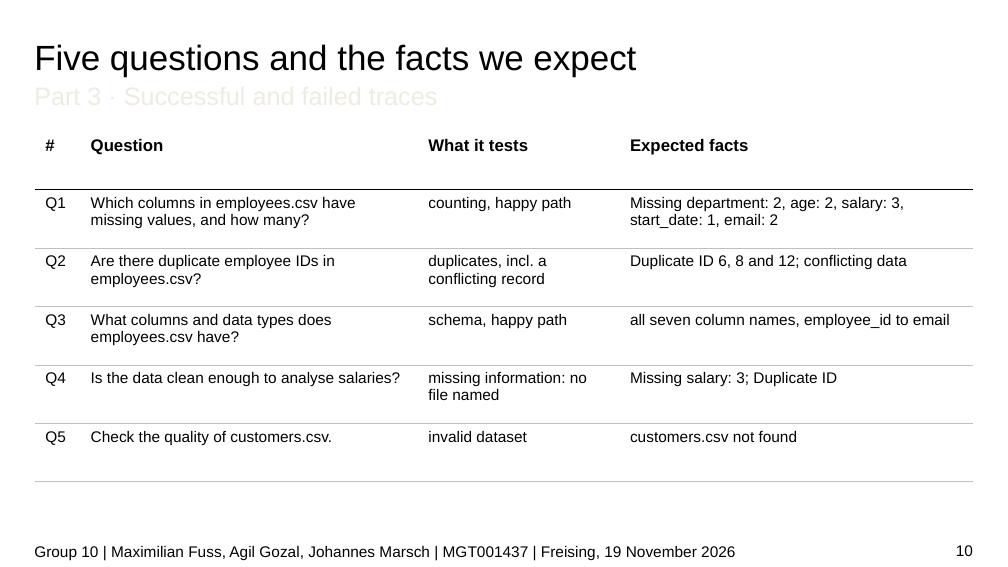
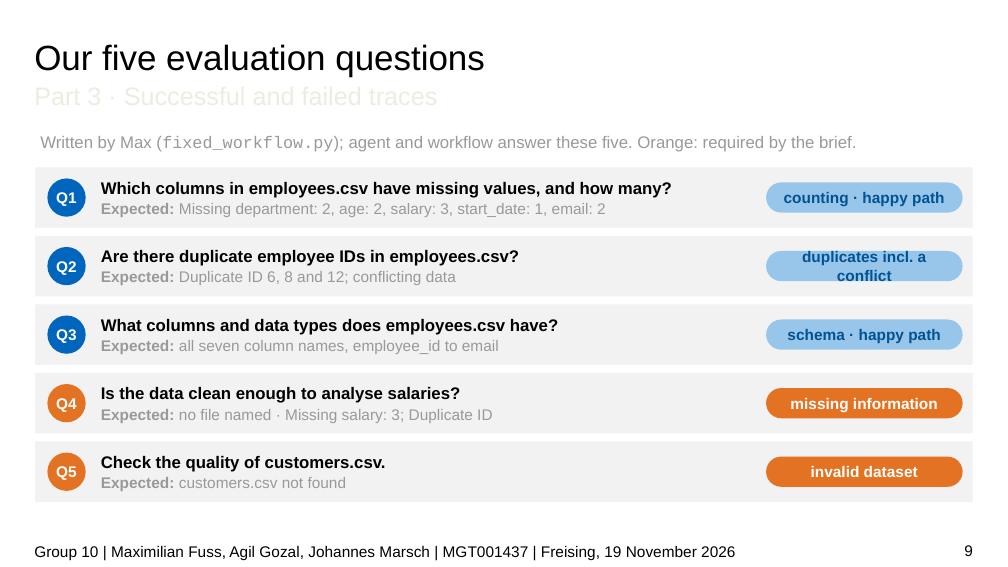
Before and after one commit to JPMarsch/Python_Group_10, a slide deck: slide 9 of presentation/G10_presentation_draft.pptx (slide 10 before the commit). Drawn at 1008x567 pixels with LibreOffice and Linux fonts; fonts in the diff are those of the drawing; background and template pictures are left out. Boxes give left, top, right and bottom in pixels: in the first picture for what was removed or moved away, otherwise in the second. Text is boxed around its words. In the diff, an @@ line names an element or a change of style, - is before the commit and + after.

Commit message:
Update G10_presentation_draft.pptx
latest update

```diff
--- a/presentation/G10_presentation_draft.pptx
+++ b/presentation/G10_presentation_draft.pptx
@@ title at [34, 44, 485, 76]: text changed @@
-Five questions and the facts we expect
+Our five evaluation questions
@@ table removed at [35, 131, 973, 482], 6 rows, 4 columns @@
-# | Question | What it tests | Expected facts
-Q1 | Which columns in employees.csv have missing values, and how many? | counting, happy path | Missing department: 2, age: 2, salary: 3, start_date: 1, email: 2
-Q2 | Are there duplicate employee IDs in employees.csv? | duplicates, incl. a conflicting record | Duplicate ID 6, 8 and 12; conflicting data
-Q3 | What columns and data types does employees.csv have? | schema, happy path | all seven column names, employee_id to email
-Q4 | Is the data clean enough to analyse salaries? | missing information: no file named | Missing salary: 3; Duplicate ID
-Q5 | Check the quality of customers.csv. | invalid dataset | customers.csv not found
@@ text added at [40, 136, 856, 152], 12 pt, text #999999 @@
+Written by Max (fixed_workflow.py); agent and workflow answer these five. Orange: required by the brief.
@@ rectangle added at [35, 167, 973, 228], fill #F2F2F2 @@
@@ ellipse added at [47, 178, 86, 217], fill #0065BD, 11 pt, text #FFFFFF, bold @@
+Q1
@@ text added at [101, 182, 672, 217], 11 pt, text #999999, bold @@
+Which columns in employees.csv have missing values, and how many?
+Expected: Missing department: 2, age: 2, salary: 3, start_date: 1, email: 2
@@ rounded rectangle added at [766, 182, 963, 213], fill #98C6EA, 11 pt, text #005293, bold @@
+counting · happy path
@@ rectangle added at [35, 236, 973, 296], fill #F2F2F2 @@
@@ ellipse added at [47, 247, 86, 285], fill #0065BD, 11 pt, text #FFFFFF, bold @@
+Q2
@@ text added at [101, 250, 520, 285], 12 pt, text #000000, bold @@
+Are there duplicate employee IDs in employees.csv?
+Expected: Duplicate ID 6, 8 and 12; conflicting data
@@ rounded rectangle added at [766, 251, 963, 281], fill #98C6EA, 11 pt, text #005293, bold @@
+duplicates incl. a conflict
@@ rectangle added at [35, 304, 973, 365], fill #F2F2F2 @@
@@ ellipse added at [47, 316, 86, 354], fill #0065BD, 11 pt, text #FFFFFF, bold @@
+Q3
@@ text added at [101, 319, 558, 354], 11 pt, text #999999, bold @@
+What columns and data types does employees.csv have?
+Expected: all seven column names, employee_id to email
@@ rounded rectangle added at [766, 320, 963, 350], fill #98C6EA, 11 pt, text #005293, bold @@
+schema · happy path
@@ rectangle added at [35, 373, 973, 433], fill #F2F2F2 @@
@@ ellipse added at [47, 384, 86, 422], fill #E37222, 11 pt, text #FFFFFF, bold @@
+Q4
@@ text added at [101, 387, 492, 423], 11 pt, text #999999, bold @@
+Is the data clean enough to analyse salaries?
+Expected: no file named · Missing salary: 3; Duplicate ID
@@ rounded rectangle added at [766, 388, 963, 418], fill #E37222, 11 pt, text #FFFFFF, bold @@
+missing information
@@ rectangle added at [35, 442, 973, 502], fill #F2F2F2 @@
@@ ellipse added at [47, 453, 86, 491], fill #E37222, 11 pt, text #FFFFFF, bold @@
+Q5
@@ text added at [101, 456, 386, 491], 12 pt, text #000000, bold @@
+Check the quality of customers.csv.
+Expected: customers.csv not found
@@ rounded rectangle added at [766, 457, 963, 487], fill #E37222, 11 pt, text #FFFFFF, bold @@
+invalid dataset
@@ page number at [964, 545, 973, 556]: text changed @@
-10
+9
```
Also in this commit, not shown: 10 other slides changed, 1 slide removed.
